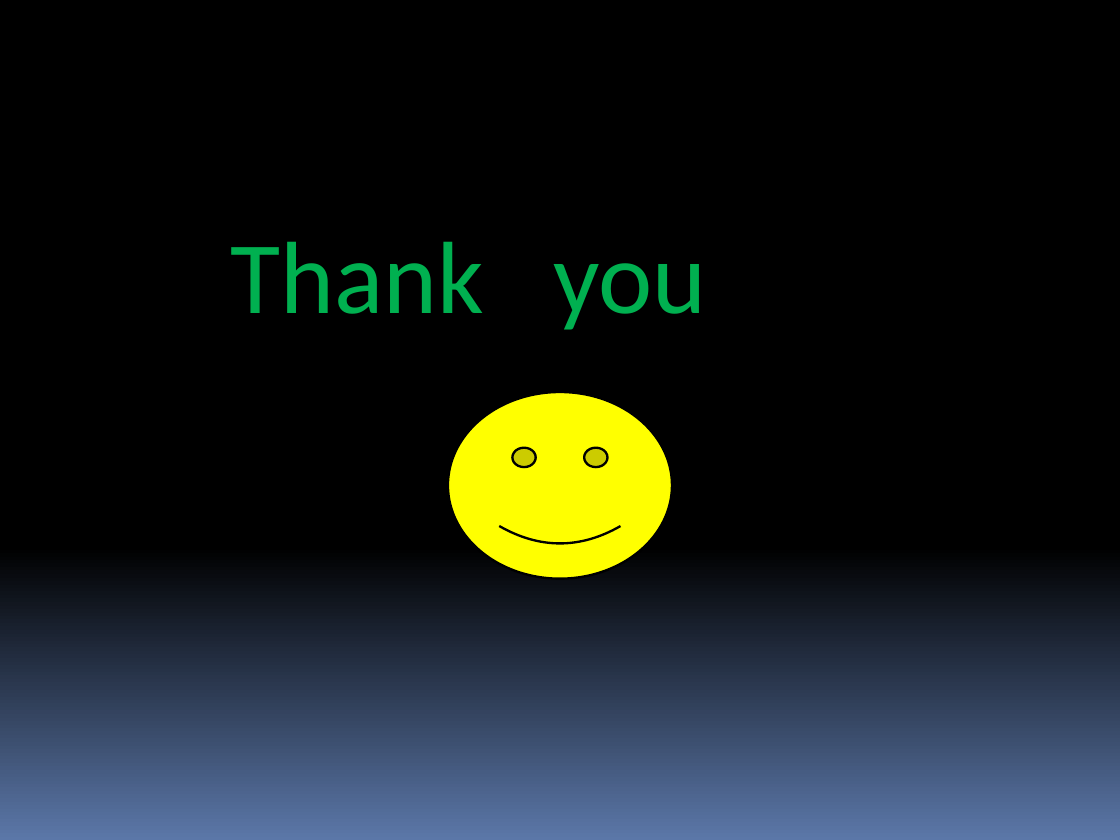
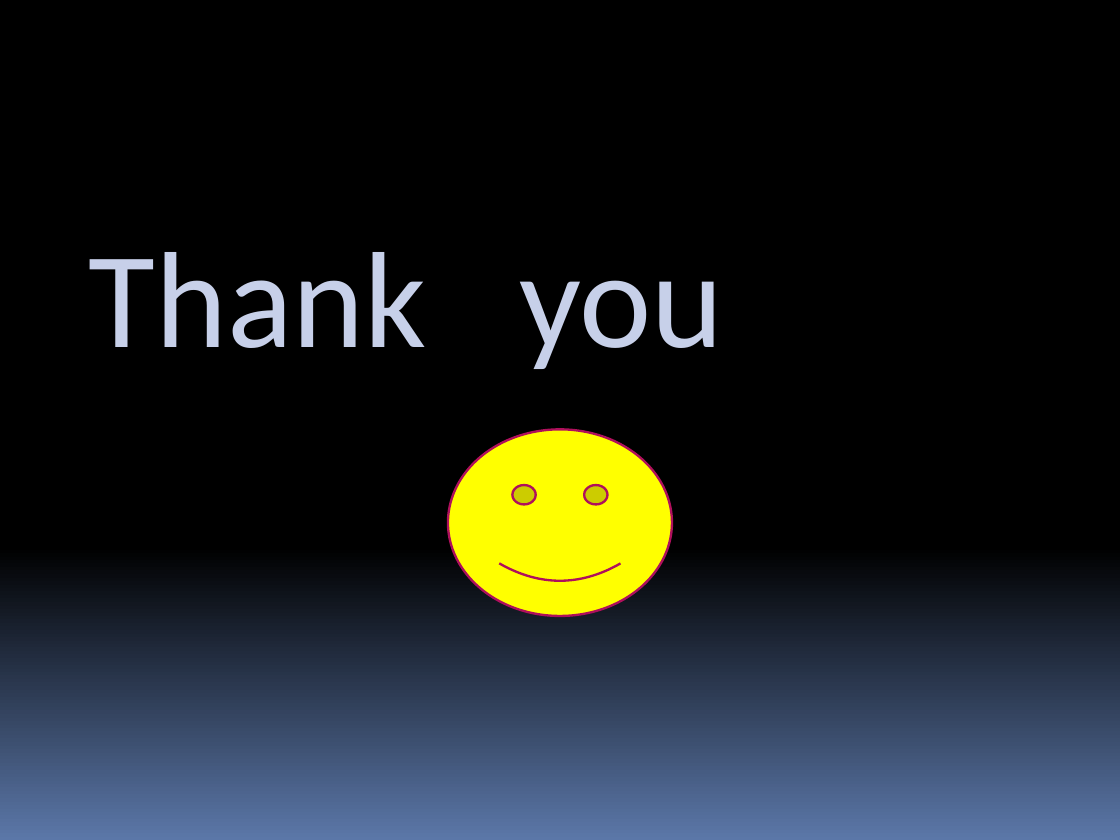
Before and after one commit to itsmechauhan/fit, a slide deck: slide 41 of gaibua.pptx. Drawn at 1120x840 pixels with LibreOffice and Linux fonts; fonts in the diff are those of the drawing. Boxes give left, top, right and bottom in pixels: in the first picture for what was removed or moved away, otherwise in the second. Text is boxed around its words. In the diff, an @@ line names an element or a change of style, - is before the commit and + after.

```diff
--- a/gaibua.pptx
+++ b/gaibua.pptx
@@ text "Thank you" moved from (x1=230, y1=241, x2=706, y2=330) to (x1=89, y1=252, x2=723, y2=369) @@
@@ text "Thank you" at (x1=89, y1=252, x2=723, y2=369): size 66 to 88 pt, text colour #00B050 to #C7D0E9 @@
@@ smiley face moved from (x1=448, y1=392, x2=672, y2=579) to (x1=448, y1=429, x2=672, y2=616) @@
@@ smiley face at (x1=448, y1=429, x2=672, y2=616): outline #000000 1.5 pt to #B0105C 1.5 pt @@
```
Also in this commit, not shown: 16 other slides changed, 23 slides added, 23 slides removed.
